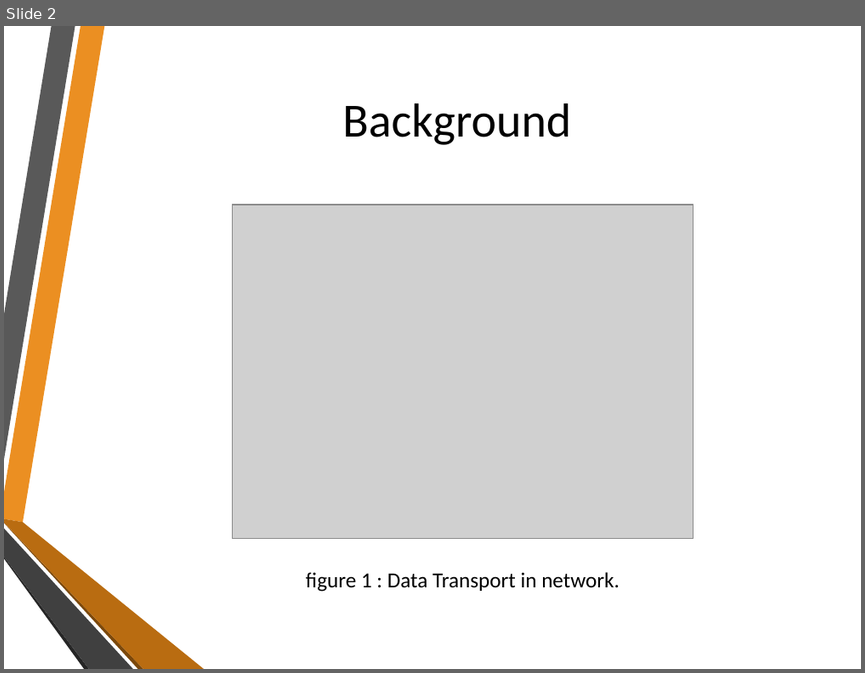
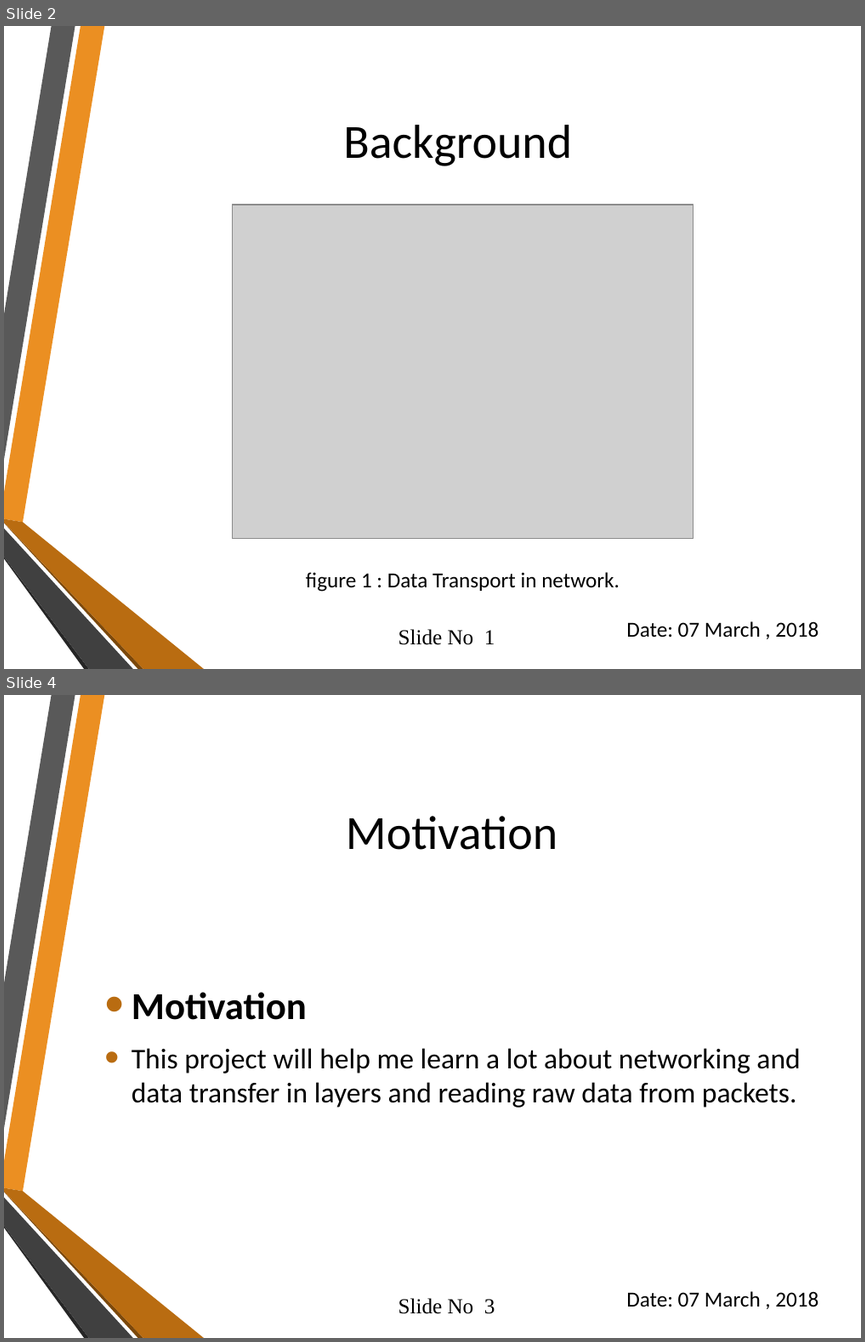
Before and after one commit to PritomKumar/SPLproject-1, a slide deck: Extracting Text File From Downloaded Packet File.pptx. Shown one above the other, each under a label of ours: slide 2 before the commit, slides 2 and 4 after it; the slides between them are not shown. The pictures are 865x673 and 865x1342 pixels, drawn with LibreOffice and Linux fonts; fonts in the diff are those of the drawing; grey boxes stand for pictures; background and template pictures are left out. Boxes give left, top, right and bottom in pixels: in the first picture for what was removed or moved away, otherwise in the second. Text is boxed around its words. In the diff, an @@ line names an element or a change of style, - is before the commit and + after.

```diff
--- a/Extracting Text File From Downloaded Packet File.pptx
+++ b/Extracting Text File From Downloaded Packet File.pptx
@@ slide 4 added at [4, 695, 861, 1338], background picture (left out); not listed: 6 template elements that a slide beside it also shows @@
@@ title added at [346, 816, 557, 850], 40 pt, text #000000 @@
+Motivation
@@ text added at [132, 992, 800, 1107], 24 pt, text #000000 @@
+• Motivation
+• This project will help me learn a lot about networking and data transfer in layers and reading raw data from packets.
@@ text added at [398, 1298, 495, 1314], 18 pt, text #000000 @@
+Slide No 3
@@ text added at [626, 1291, 818, 1306], 18 pt, text #000000 @@
+Date: 07 March , 2018
@@ slide 2 changed as well @@
@@ title "Background": place and size @@
-title "Background" at [342, 103, 571, 145]
+title "Background" at [343, 125, 572, 166]
@@ text added at [398, 629, 495, 645], 18 pt, text #000000 @@
+Slide No 1
@@ text added at [626, 621, 818, 636], 18 pt, text #000000 @@
+Date: 07 March , 2018
```
Also in this commit, not shown: 1 other slide changed, 7 other slides added, 4 slides removed, 5 other files.
